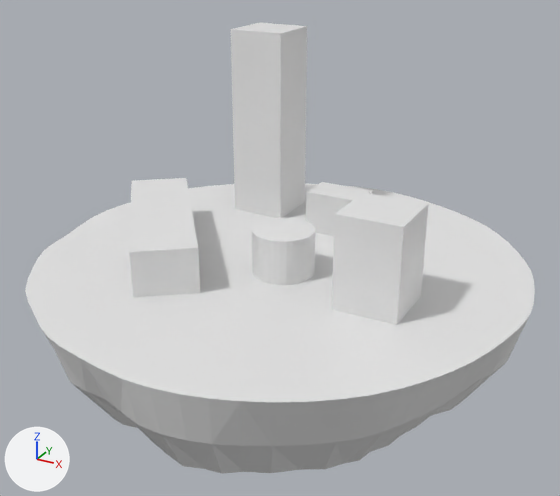
An edit to the Blender file Clockwork Conflicts Client/Assets/Resources/Blend Files/floatingIsland.blend, drawn before and after from the same camera.
Both versions are drawn from a camera (50 mm lens) standing at (11.21, -20.4, 11.01) and looking at (0.0, -0.03, 0.82). Arrows for +X, +Y and +Z are at lower left; the lights stay in place.

Before the edit, the objects in view are built like this:
```python
me_cube = bpy.data.meshes.new('Cube')
me_cube.from_pydata(...)  # a box spanning x -1.0..1.0, y -1.0..1.0, z -1.0..6.24
me_cube_001 = bpy.data.meshes.new('Cube.001')
me_cube_001.from_pydata(...)  # a box spanning x -1.0..1.0, y -0.25..1.0, z -1.0..1.0
me_cube_002 = bpy.data.meshes.new('Cube.002')
me_cube_002.from_pydata(...)  # a box spanning x -1.0..5.56, y -1.0..1.0, z -1.0..0.84
me_cube_003 = bpy.data.meshes.new('Cube.003')
me_cube_003.from_pydata(...)  # a box spanning x -1.0..1.0, y -1.0..1.0, z -1.0..2.21; a 32-sided cylinder along z spanning x -4.5..-2.5, y -0.34..1.66, z -1.33..0.67
me_cylinder = bpy.data.meshes.new('Cylinder')
me_cylinder.from_pydata(...)  # 258 vertices, 288 faces; spans x -0.98..0.98, y -0.98..0.98, z -0.65..0.05
ob_cube = bpy.data.objects.new('Cube', me_cube)
ob_cube.location = (-2.84, 4.36, 0.85)
ob_cube_001 = bpy.data.objects.new('Cube.001', me_cube_001)
ob_cube_001.location = (0.5, 3.07, 0.79)
ob_cube_002 = bpy.data.objects.new('Cube.002', me_cube_002)
ob_cube_002.location = (-5.25, 0.6, 0.97)
ob_cube_002.rotation_euler = (0.0, 0.0, -0.905)  # degrees (0, 0, -52)
ob_cube_003 = bpy.data.objects.new('Cube.003', me_cube_003)
ob_cube_003.location = (3.91, -1.18, 1.08)
ob_cylinder = bpy.data.objects.new('Cylinder', me_cylinder)
ob_cylinder.location = (0.0, 0.0, 0.0)
ob_cylinder.scale = (8.23, 8.23, 8.23)
```
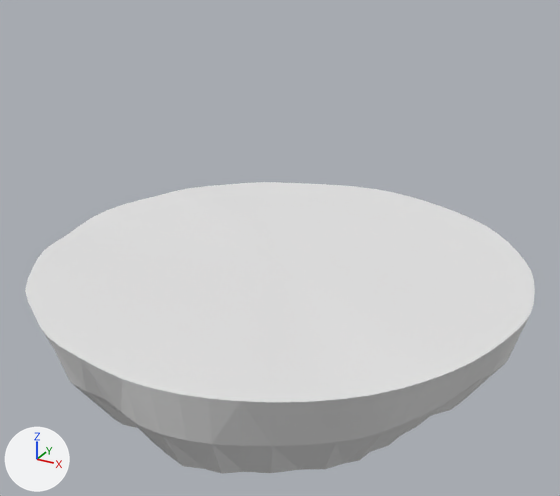
What differs and where, as boxes (x1, y1, x2, y2) in the pictures (560 x 496 px):
'Cube.003', deleted: before (252, 193, 428, 325)
'Cube', deleted: before (231, 23, 307, 218)
'Cube.002', deleted: before (129, 178, 200, 297)
'Cube.001', deleted: before (306, 182, 372, 236)

Patch to the scene script:
```diff
--- a/Clockwork Conflicts Client/Assets/Resources/Blend Files/floatingIsland.blend.py
+++ b/Clockwork Conflicts Client/Assets/Resources/Blend Files/floatingIsland.blend.py
@@ ob_cube_003 @@
-ob_cube_003 = bpy.data.objects.new('Cube.003', me_cube_003)
-ob_cube_003.location = (3.91, -1.18, 1.08)
@@ ob_cube_002 @@
-ob_cube_002 = bpy.data.objects.new('Cube.002', me_cube_002)
-ob_cube_002.location = (-5.25, 0.6, 0.97)
-ob_cube_002.rotation_euler = (0.0, 0.0, -0.905)  # degrees (0, 0, -52)
@@ ob_cube_001 @@
-ob_cube_001 = bpy.data.objects.new('Cube.001', me_cube_001)
-ob_cube_001.location = (0.5, 3.07, 0.79)
@@ ob_cube @@
-ob_cube = bpy.data.objects.new('Cube', me_cube)
-ob_cube.location = (-2.84, 4.36, 0.85)
```
